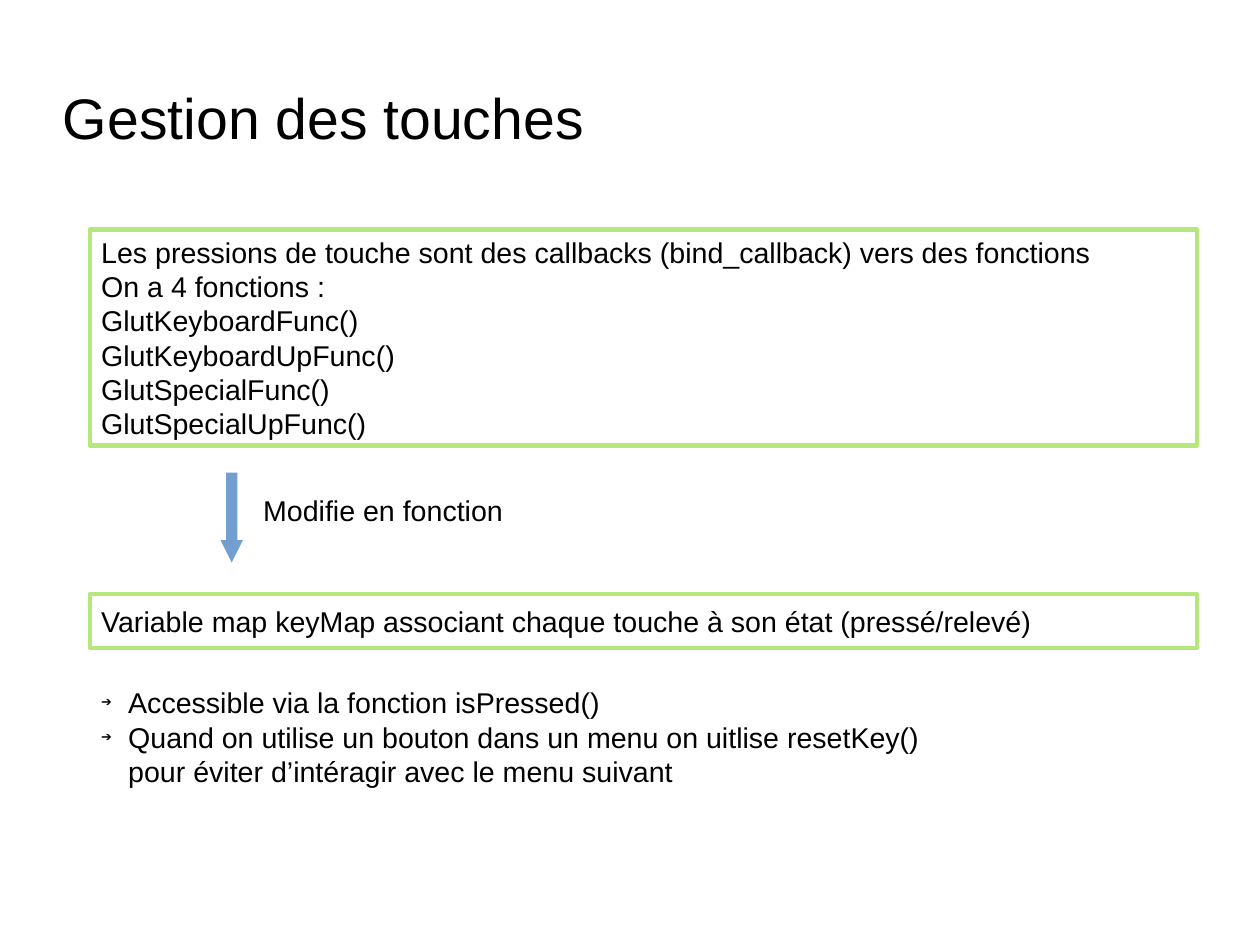
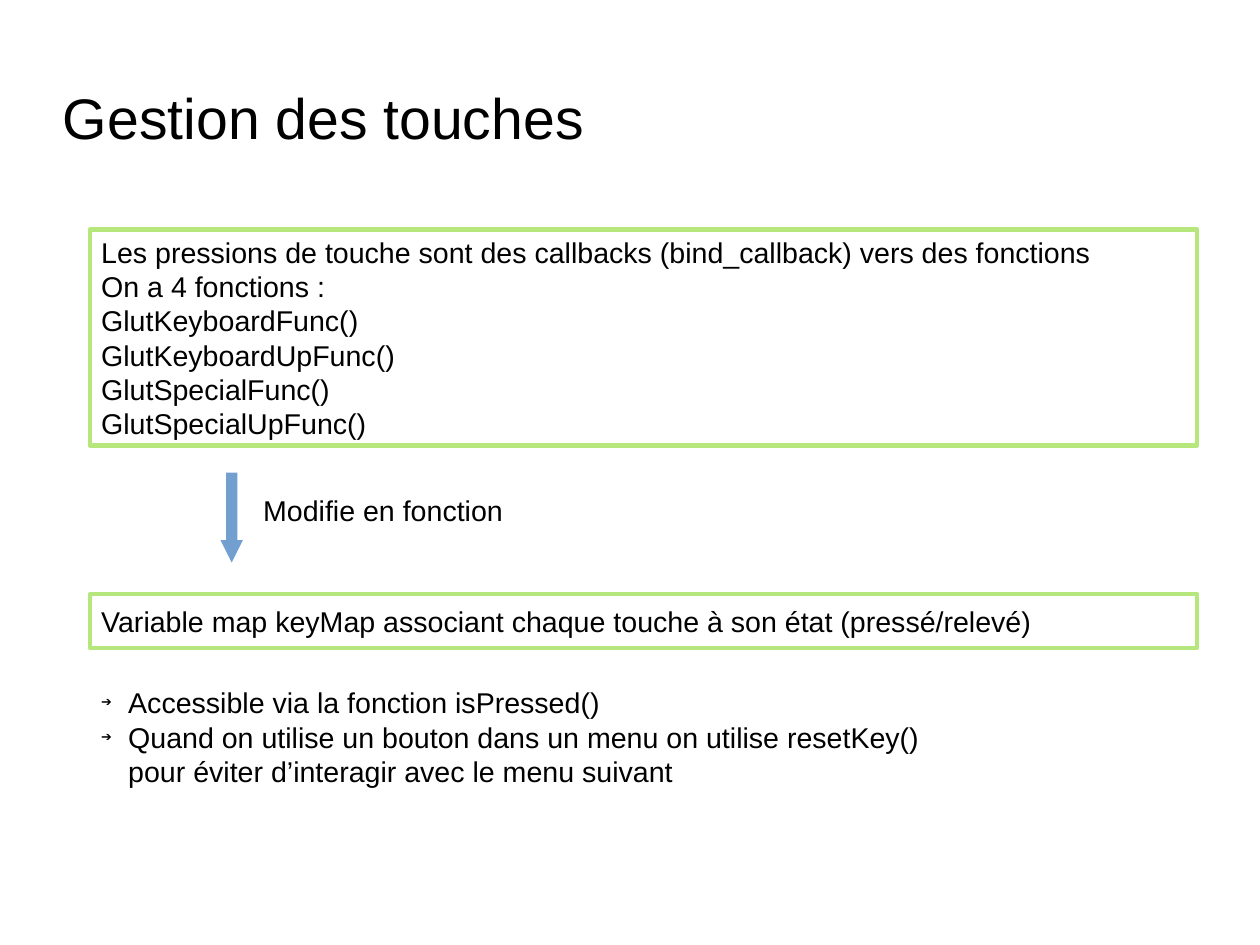
Before and after one commit to nponsard/G2_G4_Bennacer_Lesbros_MathieuDrif_Ponsard_Tritz, a slide deck: slide 11 of docs/Presentation.odp. Drawn at 1260x945 pixels with LibreOffice and Linux fonts; fonts in the diff are those of the drawing; background and template pictures are left out. Boxes give left, top, right and bottom in pixels: in the first picture for what was removed or moved away, otherwise in the second. Text is boxed around its words. In the diff, an @@ line names an element or a change of style, - is before the commit and + after.

```diff
--- a/docs/Presentation.odp
+++ b/docs/Presentation.odp
@@ text at [128, 727, 919, 788]: text changed @@
-➔ Quand on utilise un bouton dans un menu on uitlise resetKey() pour éviter d’intéragir avec le menu suivant
+➔ Quand on utilise un bouton dans un menu on utilise resetKey() pour éviter d’interagir avec le menu suivant
```
Also in this commit, not shown: 3 other slides changed, 4 slides added, 1 other file.
